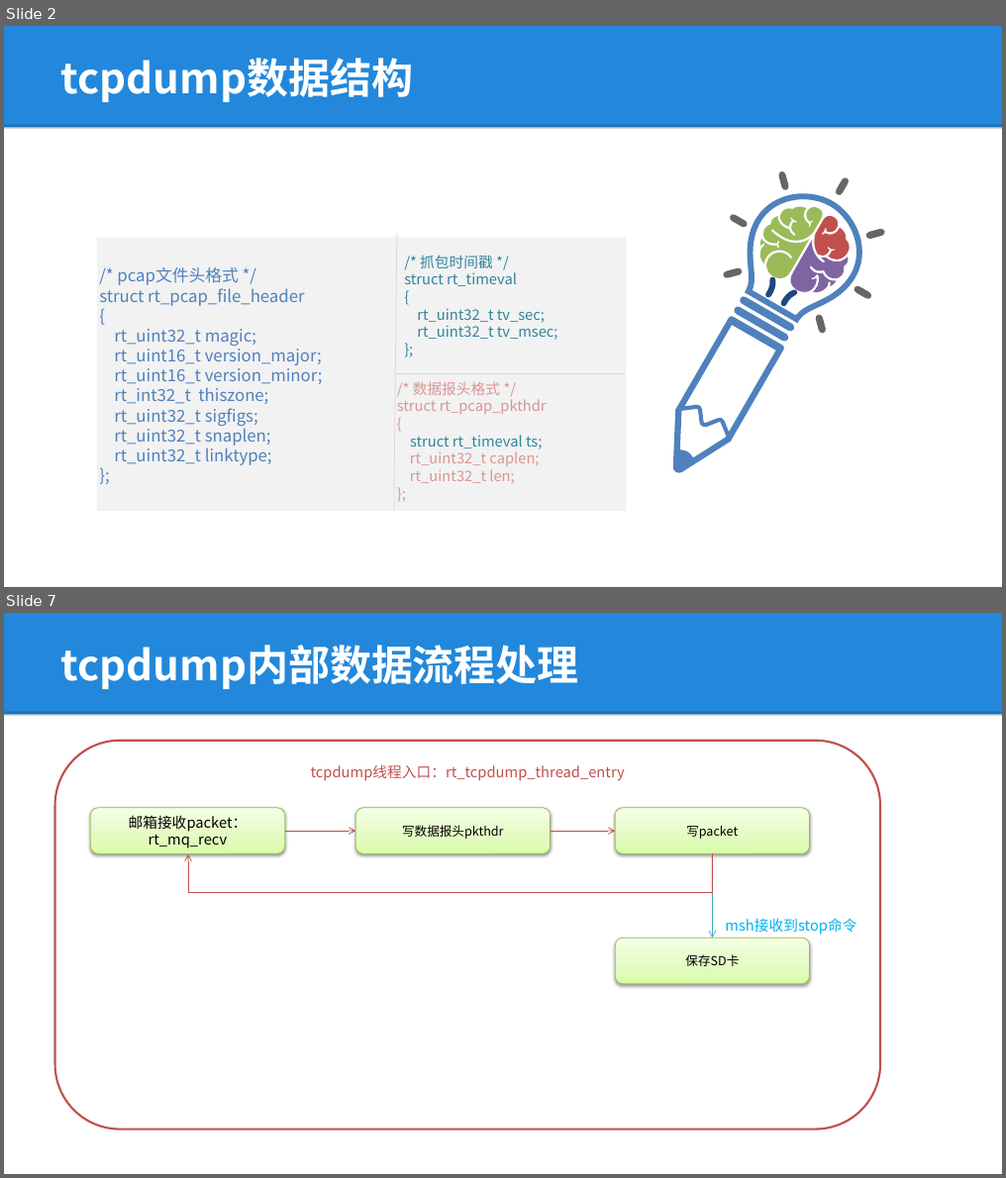
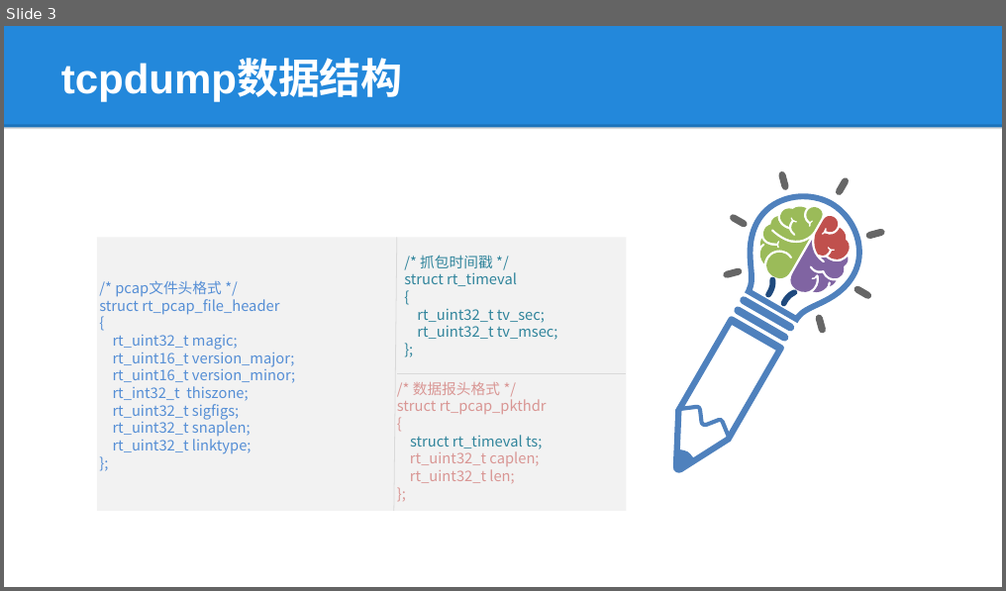
Before and after one commit to lepustse/tcpdump, a slide deck: tcpdump.pptx. Shown one above the other, each under a label of ours: slides 2 and 7 before the commit, slide 3 after it; the slides between them are not shown. The pictures are 1006x1178 and 1006x591 pixels, drawn with LibreOffice and Linux fonts; fonts in the diff are those of the drawing; background and template pictures are left out. Boxes give left, top, right and bottom in pixels: in the first picture for what was removed or moved away, otherwise in the second. Text is boxed around its words. In the diff, an @@ line names an element or a change of style, - is before the commit and + after.

Commit message:
更新如下： 1、优化命令行解析函数 2、优化打印信息 3、添加rdb相关初始化 4、修改ppt

```diff
--- a/tcpdump.pptx
+++ b/tcpdump.pptx
@@ slide 7 removed at box(4, 613, 1002, 1174), background #FFFFFF; not listed: 2 template elements that a slide beside it also shows @@
@@ title removed at box(61, 645, 579, 689) @@
-tcpdump内部数据流程处理
@@ rounded rectangle removed at box(54, 741, 880, 1130) @@
-tcpdump线程入口：rt_tcpdump_thread_entry
@@ rounded rectangle removed at box(90, 808, 285, 854) @@
-邮箱接收packet：rt_mq_recv
@@ rounded rectangle removed at box(355, 808, 550, 854) @@
-写数据报头pkthdr
@@ rounded rectangle removed at box(615, 808, 810, 854) @@
-写packet
@@ arrow removed from (285, 831) to (355, 831) @@
@@ arrow removed from (550, 831) to (615, 831) @@
@@ elbow arrow removed from (713, 854) to (188, 855) @@
@@ arrow removed from (712, 854) to (712, 938) @@
@@ rounded rectangle removed at box(616, 938, 810, 984) @@
-保存SD卡
@@ text removed at box(725, 918, 856, 935) @@
-msh接收到stop命令
@@ what was slide 2 is now slide 3 @@
@@ slide 3 changed as well @@
@@ title "tcpdump数据结构" at box(61, 60, 403, 101): font Noto Sans CJK SC to Arial @@
@@ text "/* pcap文件头格式 */ struct rt_pcap_file_header" at box(99, 280, 295, 455): size 16 to 14 pt, text colour #4F81BD to #558ED5 @@
```
Also in this commit, not shown: 4 other slides changed, 3 slides added, 1 other slide removed, 3 other files.
